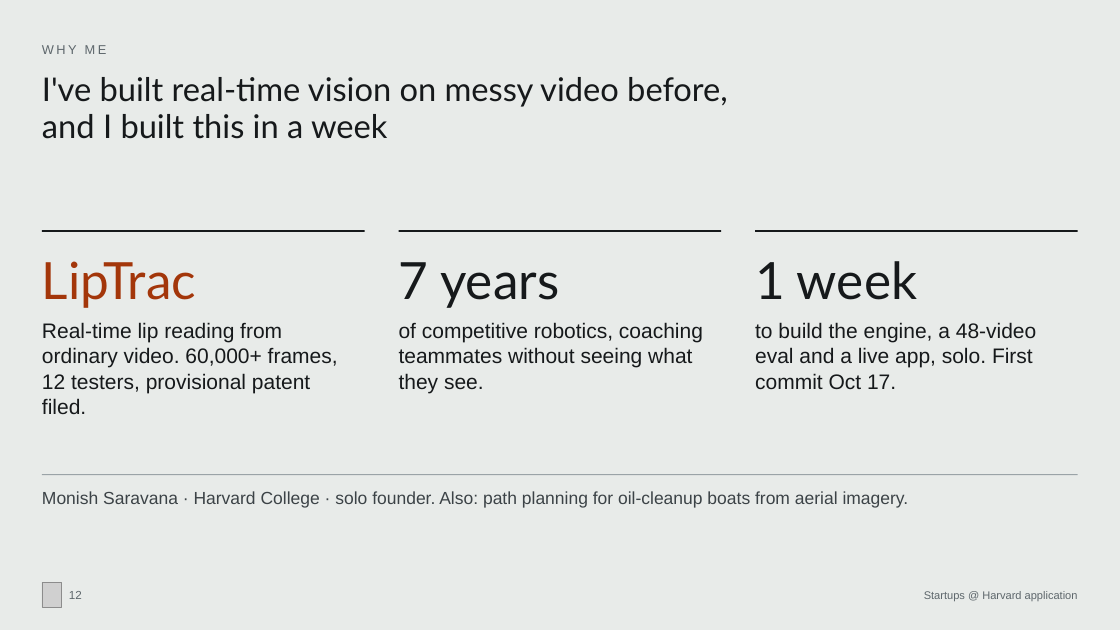
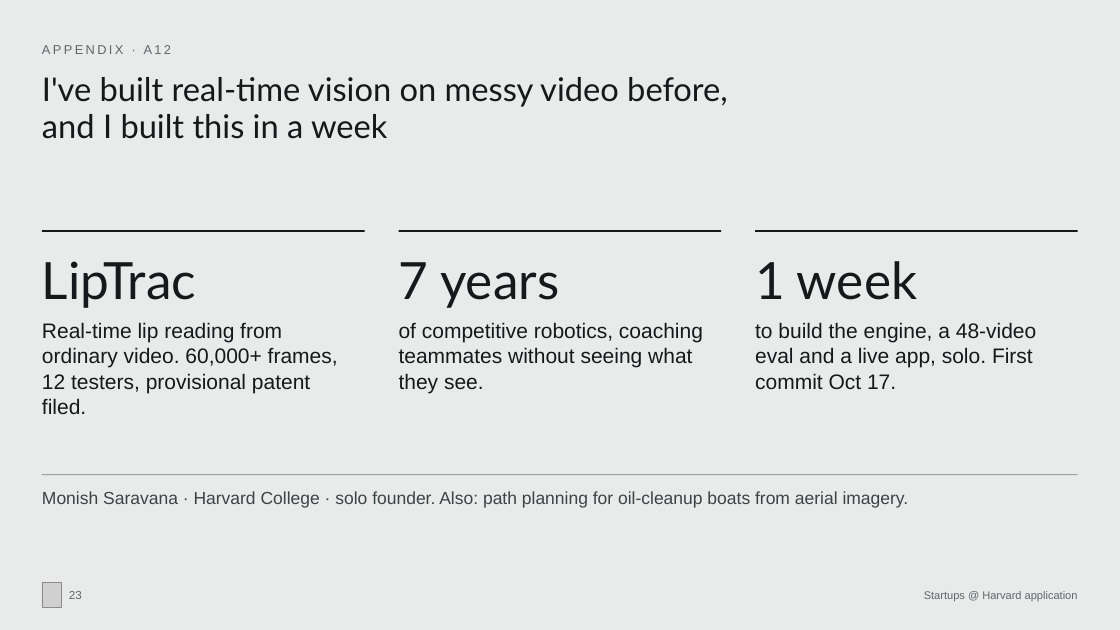
Before and after one commit to MonishSaravana/praxis, a slide deck: slide 23 of deck/Praxis_SAH_Oct2026.pptx (slide 12 before the commit). Drawn at 1120x630 pixels with LibreOffice and Linux fonts; fonts in the diff are those of the drawing; grey boxes stand for pictures. Boxes give left, top, right and bottom in pixels: in the first picture for what was removed or moved away, otherwise in the second. Text is boxed around its words. In the diff, an @@ line names an element or a change of style, - is before the commit and + after.

```diff
--- a/deck/Praxis_SAH_Oct2026.pptx
+++ b/deck/Praxis_SAH_Oct2026.pptx
@@ text at (x1=42, y1=45, x2=172, y2=54): text changed @@
-WHY ME
+APPENDIX · A12
@@ text "LipTrac" at (x1=42, y1=261, x2=196, y2=308): text colour #A3360A to #16191B @@
@@ page number at (x1=69, y1=591, x2=82, y2=599): text changed @@
-12
+23
```
Also in this commit, not shown: 17 other slides changed, 3 slides added, 2 slides removed, 51 other files.
